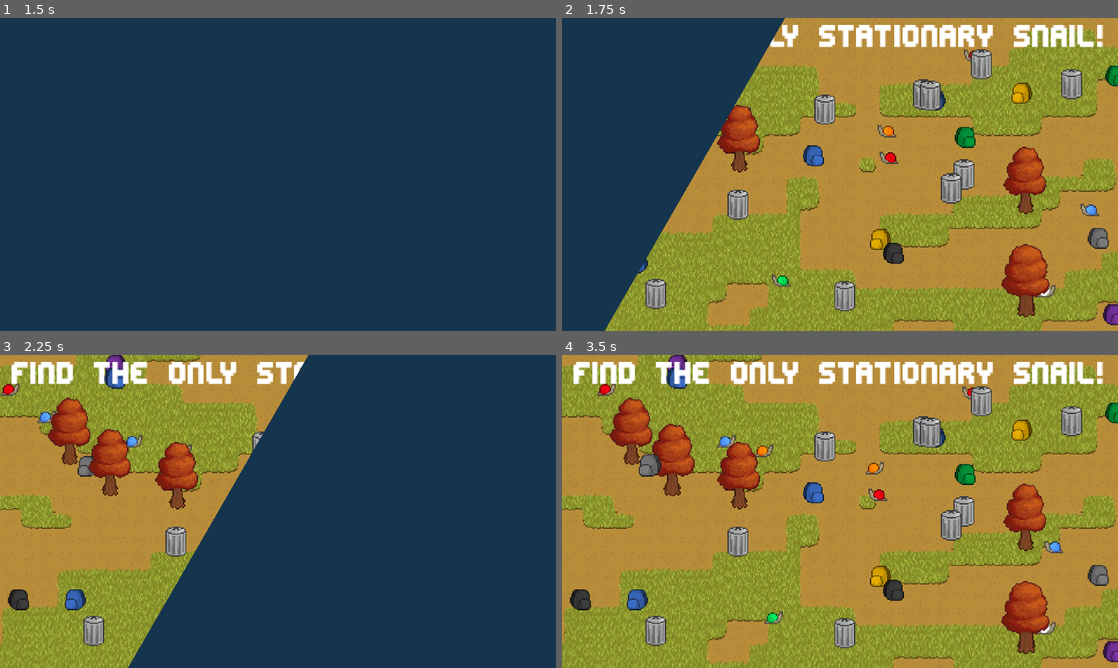
Above: before the commit, frames 1-4 (two rows, left to right).
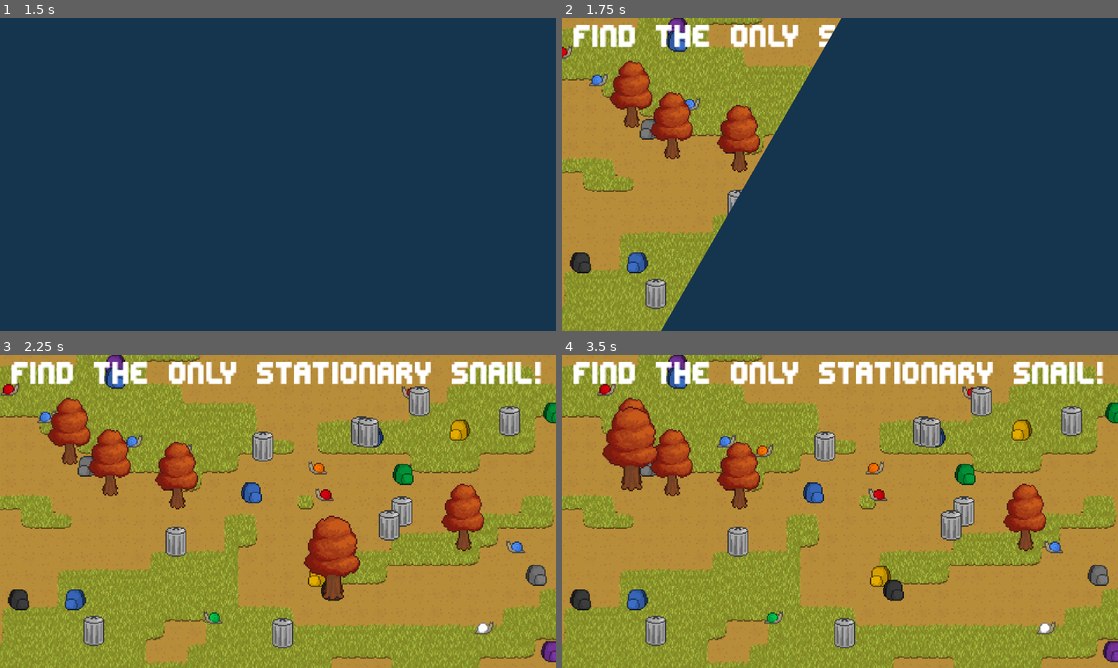
Above: after the commit, the same moments.

Repository: M5-Maniac/Hackathon-26
Game: Godot game, scene res://main_menu.tscn
The game is run twice, just before and just after one commit, with the same random seed, the same clock (stepped at 60 frames per second) and the same inputs.
Inputs (mouse positions are in pixels of both pictures, inside the frame that each line leads up to):
- Up to frame 1 (1.5 s): click "PLAY" at 0.5 s; tap Enter at 1.25 s; move the mouse to (400, 158) at 1.27 s; click (400, 158) at 1.42 s
- Up to frame 2 (1.75 s): no input
- Up to frame 3 (2.25 s): drag from (483, 627) to (88, 467) at 2.02 s
- Up to frame 4 (3.5 s): move the mouse to (650, 464) at 2.77 s; click (650, 464) at 2.92 s

Frame 1 is identical in both runs. In frame 2, 90% of the frame differs, in the area x 0-100%, y 0-100%; in frame 3, 61%; in frame 4, 3.3%.

Commit message:
Additional comments, tweaks
Added comments to the code to make it marginally more understandable. Still not great but ehhhh we make do.

Diff:
--- a/memoryware/Levels/Level.tscn
+++ b/memoryware/Levels/Level.tscn
@@ -1,5 +1,6 @@
 [gd_scene format=4 uid="uid://b1qq7klyyauyh"]
 
+[ext_resource type="Script" uid="uid://bsfugc31rs1j5" path="res://Levels/waldo_phase.gd" id="1_q1ycg"]
 [ext_resource type="Texture2D" uid="uid://cf3t6fn32pbd6" path="res://Assets/GrassTilesetSmall.png" id="1_wbw1h"]
 [ext_resource type="Script" uid="uid://bbc6n10tge3o4" path="res://Levels/prop_setup.gd" id="2_q1ycg"]
 [ext_resource type="Script" uid="uid://c8h46hhl8lsp1" path="res://camera_2d.gd" id="4_y3x56"]
@@ -592,6 +593,7 @@
 sources/0 = SubResource("TileSetAtlasSource_5lntk")
 
 [node name="Node2D" type="Node2D" unique_id=1816791919]
+script = ExtResource("1_q1ycg")
 
 [node name="Dirt" type="TileMapLayer" parent="." unique_id=979161486]
 tile_map_data = PackedByteArray("AAAOAAcAAAANAAIAAAAOAAYAAAANAAIAAAAOAAUAAAANAAIAAAAOAAQAAAAMAAEAAAAOAAMAAAAMAAIAAAAOAA …(11344 unchanged characters)…
@@ -633,11 +635,17 @@
 anchors_preset = 15
 anchor_right = 1.0
 anchor_bottom = 1.0
-offset_left = -750.0
-offset_top = -839.0
-offset_right = -64.36713
-offset_bottom = -170.91644
+offset_left = -128.00002
+offset_top = -458.0
+offset_right = 557.6329
+offset_bottom = 210.08356
 grow_horizontal = 2
 grow_vertical = 2
 rotation = 0.5235988
 color = Color(0.08365663, 0.204007, 0.30549613, 1)
+
+[node name="EndTimer" type="Timer" parent="." unique_id=1387535855]
+
+[node name="GameTimer" type="Timer" parent="." unique_id=1416522149]
+
+[connection signal="timeout" from="GameTimer" to="Props" method="_on_game_timer_timeout"]
--- a/memoryware/Levels/prop_setup.gd
+++ b/memoryware/Levels/prop_setup.gd
@@ -4,6 +4,7 @@
 @onready var task_label: RichTextLabel = $"../Camera2D/TaskLabel"
 @onready var props: Node2D = $"."
 @onready var transition: ColorRect = $"../Transition"
+
 
 @export var backpack_count: int = 15
 @export var tree_count: int = 5
@@ -27,10 +28,8 @@
 # Called when the node enters the scene tree for the first time.
 func _ready() -> void:
 	var prop_count = get_child_count()
-	#var waldo_prop = randi_range(0,prop_count-1)
-	#get_child(waldo_prop).is_waldo = true #random prop selection
 
-
+	#WALDO SPAWNING
 	decide_waldo()
 	match waldo_type:
 		0:
@@ -40,7 +39,7 @@
 		2:
 			task_label.text = "Find the only stationary " + str(waldo.objects.find_key(waldo.object)) + "!"
 
-
+	#EXTRA PROP SPAWNING
 	for backpacks in range(backpack_count): #backpacks
 		var new_prop = BACKPACK.instantiate()
 		spawnProp(new_prop, true, true)
@@ -60,44 +59,48 @@
 		new_prop.x_range = randi_range(10,50)
 		new_prop.speed = randf_range(0.5,2)
 
-
+	#SIGNAL CONNECTIONS
 	Global.propClicked.connect(prop_clicked)
 	Global.propDropped.connect(prop_dropped)
 
 
 # Called every frame. 'delta' is the elapsed time since the previous frame.
 func _process(_delta: float) -> void:
+	#transition effect
 	transition.position = transition.position.move_toward(Vector2(484,-186),25)
 
-
+#WHEN A PROP IS CLICKED
 func prop_clicked(is_waldo,clicked_prop) -> void:
 	if is_waldo:
 		clicked_prop.queue_free()
 		click_particle.emitting = true
 		click_particle.position = get_global_mouse_position()
 
+#WHEN A PROP IS DROPPED
 func prop_dropped(dropped_prop) -> void:
 	for prop in get_children():
 		pass #want to add behavior here later to sort nodes based on y-value
 
+#FUNCTION FOR SPAWNING PROPS
 func spawnProp(new_prop, colored: bool, flip_h: bool) -> void:
 	new_prop.position.x = randi_range(-240,240)
 	new_prop.position.y = randi_range(-130,130)
 	new_prop.orig_pos = new_prop.position
 	if flip_h:
 		new_prop.flip_h = (randf() < 0.5)
-
 	if colored:
 		new_prop.color = randi_range(0,new_prop.colors.size()-1)
 		while new_prop.color == waldo.color:
 			new_prop.color = randi_range(0,new_prop.colors.size()-1)
 	props.add_child(new_prop)
+	#THIS CODE IS BROKEN RN DOESNT WORK. need to fix
 	while new_prop.prop_hitbox.get_overlapping_areas().size()>0:
 		new_prop.position.x = randi_range(-240,240)
 		new_prop.position.y = randi_range(-130,130)
 		new_prop.orig_pos = new_prop.position
 		print("hello")
 
+#Function that decides which waldo question to ask, and sets the prop.
 func decide_waldo():
 	var waldo_prop
 	waldo_type = randi_range(0,waldo_types.size()-1) #0: diff color, 1: no movement
@@ -118,10 +121,10 @@
 			waldo.orig_pos = waldo.position
 			waldo.color = randi_range(0,waldo.colors.size()-1)
 			if randf()<0.5:
-				waldo.x_range = randi_range(10,20)
+				waldo.x_range = randi_range(20,30)
 			else:
-				waldo.y_range = randi_range(10,20)
-			waldo.speed = randf_range(0.02,0.03)
+				waldo.y_range = randi_range(15,25)
+			waldo.speed = randf_range(0.25,0.35)
 			props.add_child(waldo)
 		2: #ONLY NON-MOVING PROP OF A MOVING TYPE
 			waldo_prop = movement_props[randi_range(0,movement_props.size()-1)]
--- /dev/null
+++ b/memoryware/Levels/waldo_phase.gd
@@ -0,0 +1,11 @@
+extends Node2D
+
+
+# Called when the node enters the scene tree for the first time.
+func _ready() -> void:
+	pass # Replace with function body.
+
+
+# Called every frame. 'delta' is the elapsed time since the previous frame.
+func _process(delta: float) -> void:
+	pass
--- a/memoryware/Props/Prop.gd
+++ b/memoryware/Props/Prop.gd
@@ -1,6 +1,8 @@
 
 extends Node2D
  #classification
+
+#VARIABLE DECLARATION
 enum objects { trashcan, backpack, tree, snail } #list of possible objects
 enum colors { red, orange, yellow, green, blue, purple, white, gray, black }
 @export var object = objects.trashcan
@@ -10,6 +12,7 @@
 
 @export var x_range: int = 0
 @export var y_range: int = 0
+@export var direction: int = 1
 @export var speed: float = 1
 @export var orig_pos: Vector2
 
@@ -22,7 +25,6 @@
 
 # Called when the node enters the scene tree for the first time.
 func _ready() -> void:
-
 	#Finds hitbox in the prop, sets it to a variable. probably an inefficient way of doing this but oh well
 	for child in get_children():
 		if child.name == "Hitbox":
@@ -31,10 +33,11 @@
 			prop_sprite = child
 			if flip_h:
 				child.flip_h = true
-		if child.name == "Sides":
-			for marker in child.get_children():
-				markers.append(marker)
+		#if child.name == "Sides":
+			#for marker in child.get_children():
+				#markers.append(marker)
 
+	#COLOR MODULATION
 	if true:
 		if color == colors.gray:
 			prop_sprite.modulate = Color(1,1,1)
@@ -57,7 +60,7 @@
 
 
 
-
+	#SIGNAL CONNECTION
 	prop_hitbox.mouse_entered.connect(mouse_entered_hitbox)
 	prop_hitbox.mouse_exited.connect(mouse_exited_hitbox)
 	prop_hitbox.input_event.connect(hitbox_input_event)
@@ -77,7 +80,7 @@
 		scale = scale.move_toward(Vector2(1,1),0.034)
 		z_index = 0
 
-	#Moving props
+	#PROPS THAT MOVE
 	if x_range != 0 and !grabbed:
 		position.x = orig_pos.x + x_range * sin(Time.get_ticks_msec()*speed/2500+speed)
 		#sprite direction
Binary file changed: memoryware/Assets/Snail/SnailShell.png
Not shown, added: memoryware/Levels/waldo_phase.gd.uid
